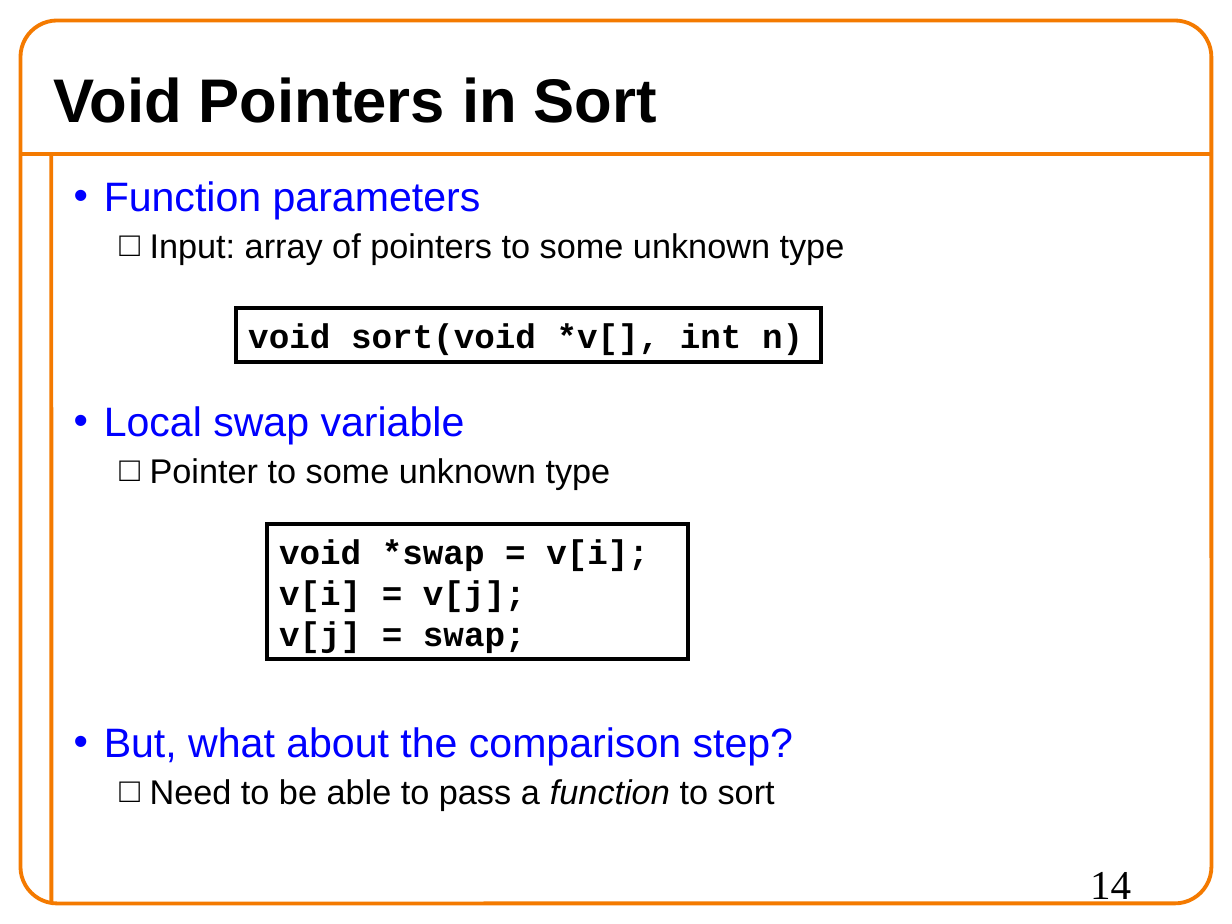
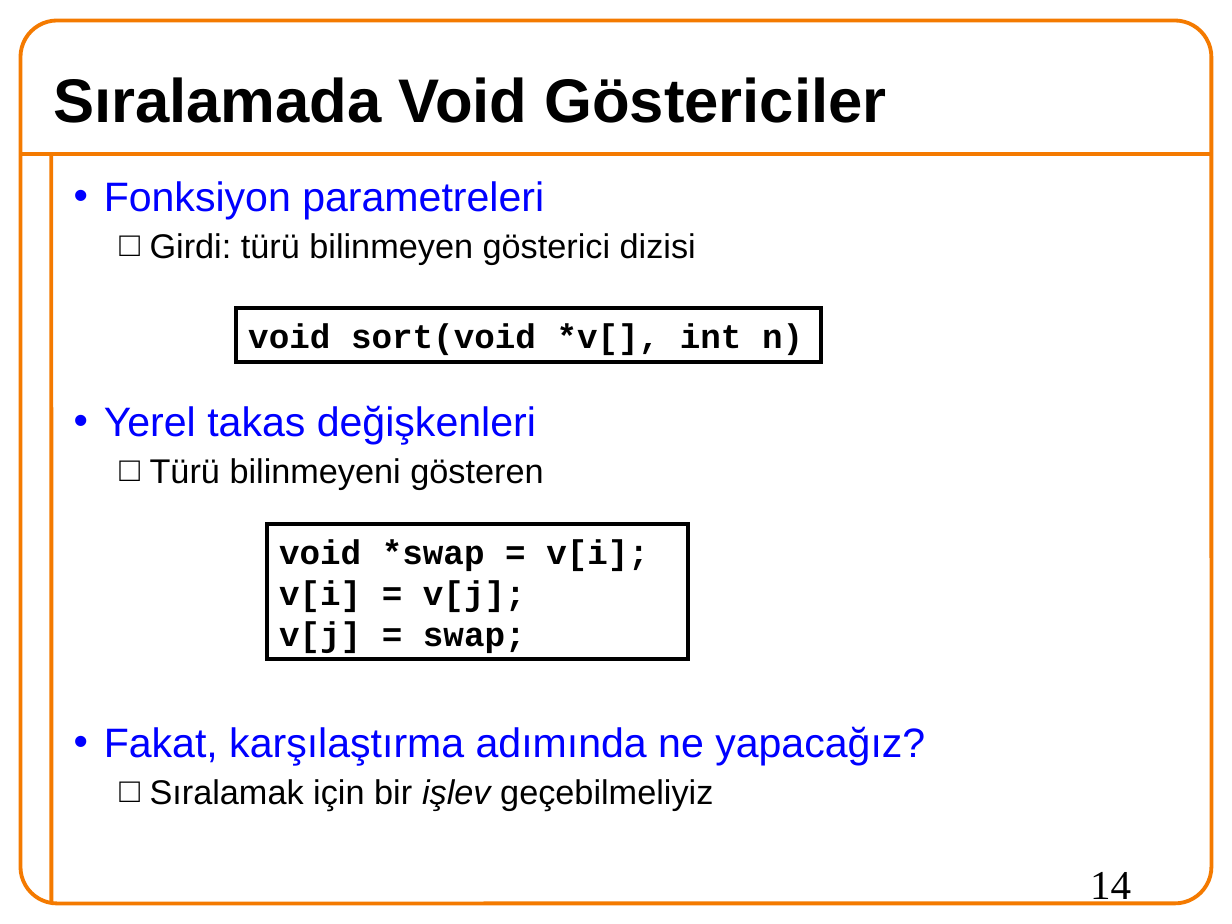
Before and after one commit to 19ceng/ceng201pro, a slide deck: slide 14 of 08funPointADT.odp. Drawn at 1232x924 pixels with LibreOffice and Linux fonts; fonts in the diff are those of the drawing; background and template pictures are left out. Boxes give left, top, right and bottom in pixels: in the first picture for what was removed or moved away, otherwise in the second. Text is boxed around its words. In the diff, an @@ line names an element or a change of style, - is before the commit and + after.

Commit message:
08funPointADT: OK

```diff
--- a/08funPointADT.odp
+++ b/08funPointADT.odp
@@ title at (x1=53, y1=77, x2=886, y2=123): text changed @@
-Void Pointers in Sort
+Sıralamada Void Göstericiler
@@ text at (x1=104, y1=181, x2=925, y2=811): text changed @@
-• Function parameters
-  □ Input: array of pointers to some unknown type
-• Local swap variable
-  □ Pointer to some unknown type
-• But, what about the comparison step?
-  □ Need to be able to pass a function to sort
+• Fonksiyon parametreleri
+  □ Girdi: türü bilinmeyen gösterici dizisi
+• Yerel takas değişkenleri
+  □ Türü bilinmeyeni gösteren
+• Fakat, karşılaştırma adımında ne yapacağız?
+  □ Sıralamak için bir işlev geçebilmeliyiz
```
Also in this commit, not shown: 16 other slides changed, 9 slides added, 9 slides removed.
